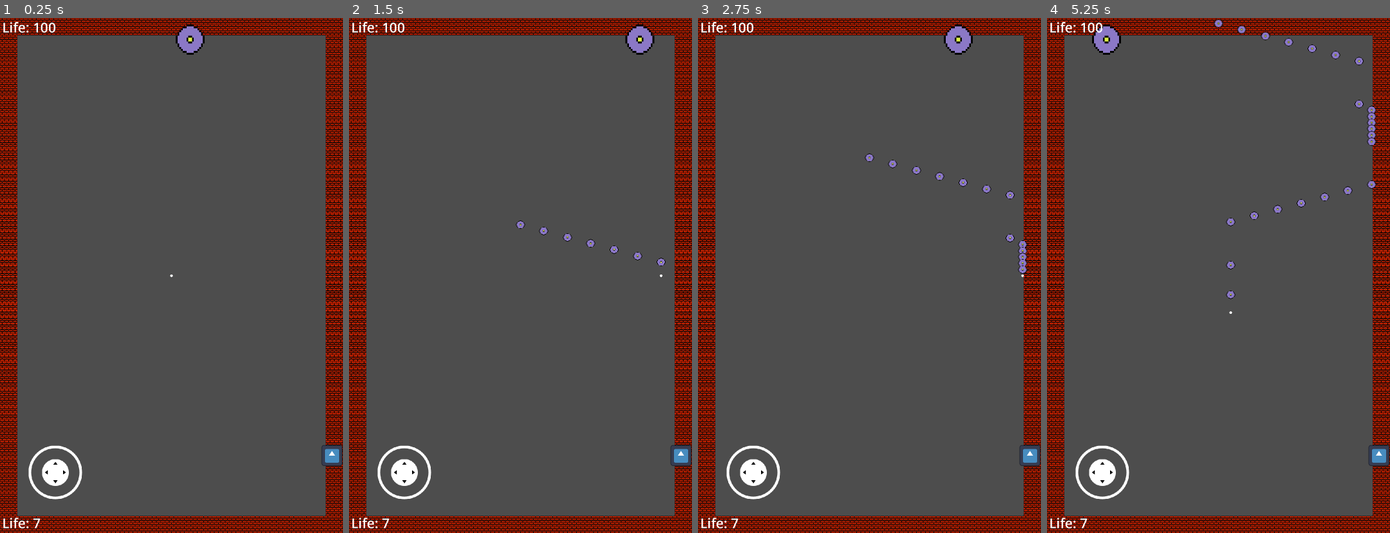
Above: before the commit, frames 1-4 (left to right).
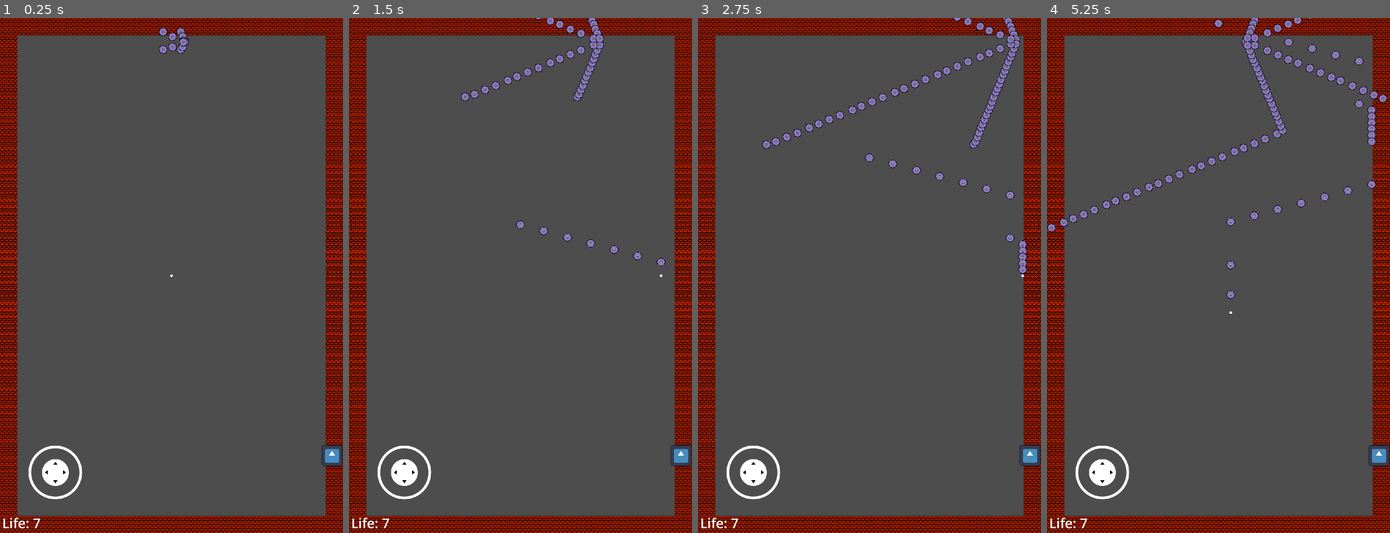
Above: after the commit, the same moments.

Repository: SalixeGames/ClassicalBulletHell
Game: Godot game, scene res://level_test.tscn
Same seed, same stepped clock (60 frames per second), same inputs: the game is played once before the commit and once after it. The engine's default icon, where the game draws it, is replaced by a stand-in: a white triangle on a blue panel in a dark square.
Inputs (mouse positions are in pixels of both pictures, inside the frame that each line leads up to):
- Up to frame 1 (0.25 s): no input
- Up to frame 2 (1.5 s): move the mouse to (595, 249) at 0.52 s; hold D (move_right) 0.53-1.25 s; hold Space (shoot) 0.53-1.25 s; click (595, 249) at 0.67 s; drag from (451, 301) to (520, 239) at 1.27 s
- Up to frame 3 (2.75 s): move the mouse to (903, 162) at 2.02 s; hold D (move_right) from 2.03 s (still down); hold Space (shoot) from 2.03 s (still down)
- Up to frame 4 (5.25 s): release D (move_right) at 2.75 s; release Space (shoot) at 2.75 s; drag from (1201, 378) to (1242, 162) at 2.77 s; move the mouse to (1321, 352) at 3.52 s; hold A (move_left) 3.53-4.25 s; hold Space (shoot) 3.53-4.25 s; drag from (1115, 198) to (1266, 90) at 4.27 s; move the mouse to (1235, 275) at 5.02 s; hold S (move_down) from 5.03 s (still down); hold Space (shoot) from 5.03 s (still down); click (1235, 275) at 5.17 s

The runs differ from the first frame. In frame 1, 0.6% of the frame differs, in the area x 0-60%, y 0-8%; in frame 2, 1.4%; in frame 3, 2.0%; in frame 4, 2.3%, in the area x 0-100%, y 0-42%.

Commit message:
+ music and some kwerks

Diff:
--- a/Ressources/Bosses/beethoven.tscn
+++ b/Ressources/Bosses/beethoven.tscn
@@ -1,9 +1,46 @@
-[gd_scene load_steps=6 format=3 uid="uid://dv7xq22ajkml6"]
+[gd_scene load_steps=15 format=3 uid="uid://dv7xq22ajkml6"]
 
 [ext_resource type="PackedScene" uid="uid://k4icvwdyc5tf" path="res://Ressources/Paths/circle_path.tscn" id="1_5iovq"]
 [ext_resource type="Script" path="res://enemy.gd" id="2_d3vi2"]
 [ext_resource type="PackedScene" uid="uid://cpxfog2lpcw3g" path="res://Ressources/Paths/pee_stain_path.tscn" id="3_0v4ld"]
+[ext_resource type="PackedScene" uid="uid://bcqj4vrh8n4hx" path="res://projectile.tscn" id="3_1rvtp"]
 [ext_resource type="Texture2D" uid="uid://douxk8ths4u6s" path="res://Assets/Sprites/ball.png" id="4_dyo5l"]
+[ext_resource type="Script" path="res://bullet_pattern.gd" id="4_kmcr4"]
+[ext_resource type="AudioStream" uid="uid://cywdyr3s8r0x5" path="res://Assets/Sound/Beethoven_Bagatela_WoO_59_Fur_Elise.mp3" id="5_2ms6s"]
+[ext_resource type="PackedScene" uid="uid://bdwra6ojejoo5" path="res://Ressources/Paths/line_path.tscn" id="7_e26ok"]
+[ext_resource type="PackedScene" uid="uid://c3gcutpkv0kuu" path="res://life_label.tscn" id="8_v22gg"]
+
+[sub_resource type="Resource" id="Resource_i4bdl"]
+script = ExtResource("4_kmcr4")
+init_angle = 0.785
+n_angles = 4
+latency = 0.1
+n_simult = 4
+projectile = ExtResource("3_1rvtp")
+
+[sub_resource type="Resource" id="Resource_j8pfv"]
+script = ExtResource("4_kmcr4")
+init_angle = 1.0
+n_angles = 1
+latency = 1.0
+n_simult = 1
+projectile = ExtResource("3_1rvtp")
+
+[sub_resource type="Resource" id="Resource_csxrt"]
+script = ExtResource("4_kmcr4")
+init_angle = 1.0
+n_angles = 4
+latency = 0.01
+n_simult = 3
+projectile = ExtResource("3_1rvtp")
+
+[sub_resource type="Resource" id="Resource_5xfg5"]
+script = ExtResource("4_kmcr4")
+init_angle = 2.0
+n_angles = 2
+latency = 2.0
+n_simult = 2
+projectile = ExtResource("3_1rvtp")
 
 [sub_resource type="CircleShape2D" id="CircleShape2D_3gvjj"]
 radius = 60.0
@@ -16,11 +53,18 @@
 rotation = -0.0116274
 
 [node name="CharacterBody2D" type="CharacterBody2D" parent="CirclePath/PathFollow2D" node_paths=PackedStringArray("path_follow", "top_node")]
+z_index = 1
 collision_layer = 2
 script = ExtResource("2_d3vi2")
 path_follow = NodePath("..")
 top_node = NodePath("../../..")
-paths = Array[PackedScene]([ExtResource("1_5iovq"), ExtResource("3_0v4ld")])
+life = 4
+pattern_idle_1 = SubResource("Resource_i4bdl")
+pattern_idle_2 = SubResource("Resource_j8pfv")
+pattern_aggro_1 = SubResource("Resource_csxrt")
+pattern_aggro_2 = SubResource("Resource_5xfg5")
+paths = Array[PackedScene]([ExtResource("7_e26ok"), ExtResource("3_0v4ld"), ExtResource("1_5iovq"), ExtResource("3_0v4ld")])
+speed = 200.0
 
 [node name="Sprite2D" type="Sprite2D" parent="CirclePath/PathFollow2D/CharacterBody2D"]
 scale = Vector2(6.76, 7)
@@ -29,6 +73,19 @@
 [node name="CollisionShape2D" type="CollisionShape2D" parent="CirclePath/PathFollow2D/CharacterBody2D"]
 shape = SubResource("CircleShape2D_3gvjj")
 
+[node name="AudioStreamPlayer" type="AudioStreamPlayer" parent="."]
+stream = ExtResource("5_2ms6s")
+pitch_scale = 1.24
+autoplay = true
+
+[node name="EnemyLife" parent="." node_paths=PackedStringArray("enemy") instance=ExtResource("8_v22gg")]
+offset_left = -632.0
+offset_top = -96.0
+offset_right = -351.0
+offset_bottom = -27.0
+enemy = NodePath("../CirclePath/PathFollow2D/CharacterBody2D")
+
+[connection signal="on_hit" from="CirclePath/PathFollow2D/CharacterBody2D" to="EnemyLife" method="_on_enemy_hit"]
 [connection signal="on_hit" from="CirclePath/PathFollow2D/CharacterBody2D" to="CirclePath/PathFollow2D/CharacterBody2D" method="got_hit"]
 
 [editable path="CirclePath"]
--- a/Ressources/Bosses/enemy.tscn
+++ b/Ressources/Bosses/enemy.tscn
@@ -68,4 +68,6 @@
 [node name="CollisionShape2D" type="CollisionShape2D" parent="Path2D/PathFollow2D/CharacterBody2D"]
 shape = SubResource("CircleShape2D_3gvjj")
 
+[node name="AudioStreamPlayer" type="AudioStreamPlayer" parent="Path2D/PathFollow2D/CharacterBody2D"]
+
 [connection signal="on_hit" from="Path2D/PathFollow2D/CharacterBody2D" to="Path2D/PathFollow2D/CharacterBody2D" method="got_hit"]
--- a/enemy.gd
+++ b/enemy.gd
@@ -10,10 +10,12 @@
 
 var can_shoot := true
 var old_progress : int = 0
+var current_state : States = States.IdleHealty
 
 # Modulable variables for difficulty
 @export_category("Difficulty")
 @export var life : int = 100
+var max_life : int
 
 @export var pattern_idle_1 : BulletPattern
 @export var pattern_idle_2 : BulletPattern
@@ -25,6 +27,7 @@
 
 
 func _ready() -> void:
+	max_life = life
 	patterns = {
 		States.IdleHealty: pattern_idle_1,
 		States.IdleSick: pattern_idle_2,
@@ -37,11 +40,10 @@
 	old_progress = path_follow.progress
 	path_follow.progress += speed * delta
 	if old_progress > path_follow.progress:
-		next_path()
-		change_path()
+		check_and_change_state()
 
 func _process(delta: float) -> void:
-	spawn_bullet(patterns[States.IdleHealty])
+	spawn_bullet(patterns[current_state])
 	if Input.is_action_just_pressed("change_path"):
 		next_path()
 		change_path()
@@ -73,11 +75,25 @@
 		die()
 
 func die():
-	queue_free()
+	top_node.queue_free()
 
 func next_path():
 	path_index += 1
 	if path_index >= len(paths):
 		path_index = 0
 
+func check_and_change_state():
+	if current_state == States.IdleHealty and life <= 3 * (max_life / 4):
+		next_path()
+		change_path()
+		current_state = States.AggroHealty
+	elif current_state == States.AggroHealty and life <= 2 * (max_life / 4):
+		next_path()
+		change_path()
+		current_state = States.IdleSick
+	elif current_state == States.IdleSick and life <= 1 * (max_life / 4):
+		next_path()
+		change_path()
+		current_state = States.AggroSick
+
 signal on_hit(life : int)
--- a/hero.tscn
+++ b/hero.tscn
@@ -30,6 +30,7 @@
 shape = SubResource("CircleShape2D_cn3gh")
 
 [node name="HitBoxVisualizer" type="MeshInstance2D" parent="."]
+z_index = 1
 mesh = SubResource("CapsuleMesh_tid1u")
 
 [connection signal="on_hit" from="." to="." method="got_hit"]
--- a/label.gd
+++ b/label.gd
@@ -10,7 +10,7 @@
 
 # Called every frame. 'delta' is the elapsed time since the previous frame.
 func _process(delta: float) -> void:
-	pass
+	set_text("Life: %s" % enemy.life)
 
 func _on_enemy_hit(life : int):
 	set_text("Life: %s" % enemy.life)
--- a/level_test.tscn
+++ b/level_test.tscn
@@ -2,7 +2,7 @@
 
 [ext_resource type="PackedScene" uid="uid://qogfpjj1cloh" path="res://hero.tscn" id="1_38w8d"]
 [ext_resource type="TileSet" uid="uid://qfdu3av6mnpi" path="res://wall_tiles.tres" id="2_g7frc"]
-[ext_resource type="PackedScene" uid="uid://ccrw7507jt47p" path="res://Ressources/Bosses/enemy.tscn" id="3_utobv"]
+[ext_resource type="PackedScene" uid="uid://dv7xq22ajkml6" path="res://Ressources/Bosses/beethoven.tscn" id="3_mppk6"]
 [ext_resource type="PackedScene" uid="uid://c3gcutpkv0kuu" path="res://life_label.tscn" id="4_ddjbk"]
 [ext_resource type="Texture2D" uid="uid://b4q7wdj61msot" path="res://icon.svg" id="5_eqh13"]
 [ext_resource type="PackedScene" uid="uid://dmr0fcamx7t56" path="res://addons/virtual_joystick/virtual_joystick_scene.tscn" id="5_lsorj"]
@@ -21,17 +21,11 @@
 [node name="DirectionalLight2D" type="DirectionalLight2D" parent="."]
 visible = false
 
-[node name="Enemy" parent="." instance=ExtResource("3_utobv")]
-position = Vector2(0, -880)
+[node name="Beethoven" parent="." instance=ExtResource("3_mppk6")]
+visible = false
+position = Vector2(0, -872)
 
 [node name="UI" type="CanvasLayer" parent="."]
-
-[node name="EnemyLife" parent="UI" node_paths=PackedStringArray("enemy") instance=ExtResource("4_ddjbk")]
-offset_left = 8.0
-offset_top = 0.0
-offset_right = 289.0
-offset_bottom = 69.0
-enemy = NodePath("../../Enemy/Path2D/PathFollow2D/CharacterBody2D")
 
 [node name="PlayerLife" parent="UI" node_paths=PackedStringArray("enemy") instance=ExtResource("4_ddjbk")]
 offset_left = 8.0
@@ -64,6 +58,3 @@
 action_down = "move_down"
 
 [connection signal="on_hit" from="Hero" to="UI/PlayerLife" method="_on_enemy_hit"]
-[connection signal="on_hit" from="Enemy/Path2D/PathFollow2D/CharacterBody2D" to="UI/EnemyLife" method="_on_enemy_hit"]
-
-[editable path="Enemy"]
Not shown, added: Assets/Sound/Beethoven_Bagatela_WoO_59_Fur_Elise.mp3.import
Not shown, added: Assets/Sound/Beethoven_Bagatela_WoO_59_Fur_Elise.mp3
Not shown, added: lev26.tmp
